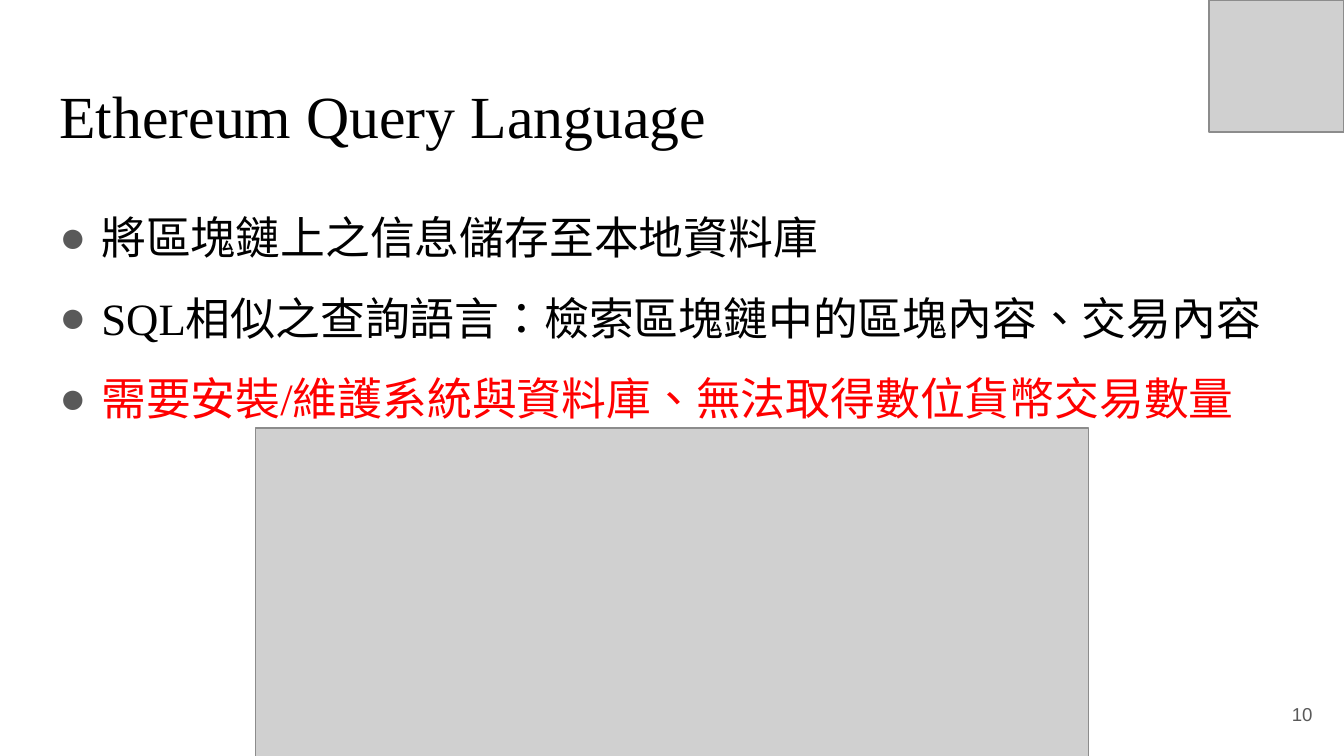
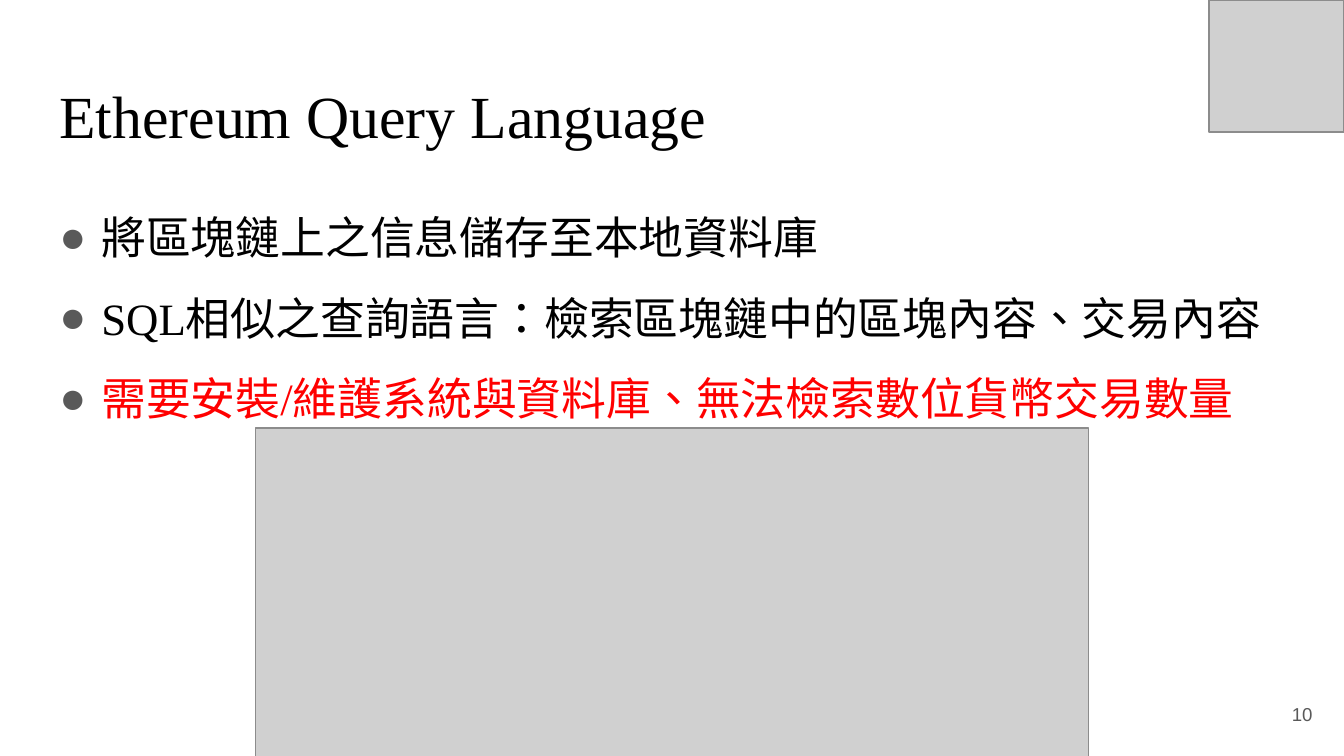
Before and after one commit to RyuChu/A-Decentralized-Digital-Currency-Tracing-Service, a slide deck: slide 10 of Documents/論文簡報_V3.pptx. Drawn at 1344x756 pixels with LibreOffice and Linux fonts; fonts in the diff are those of the drawing; grey boxes stand for pictures. Boxes give left, top, right and bottom in pixels: in the first picture for what was removed or moved away, otherwise in the second. Text is boxed around its words. In the diff, an @@ line names an element or a change of style, - is before the commit and + after.

```diff
--- a/Documents/論文簡報_V3.pptx
+++ b/Documents/論文簡報_V3.pptx
@@ text at (x1=101, y1=377, x2=1233, y2=419): text changed @@
-● 需要安裝/維護系統與資料庫、無法取得數位貨幣交易數量
+● 需要安裝/維護系統與資料庫、無法檢索數位貨幣交易數量
```
Also in this commit, not shown: 1 other slide changed.
